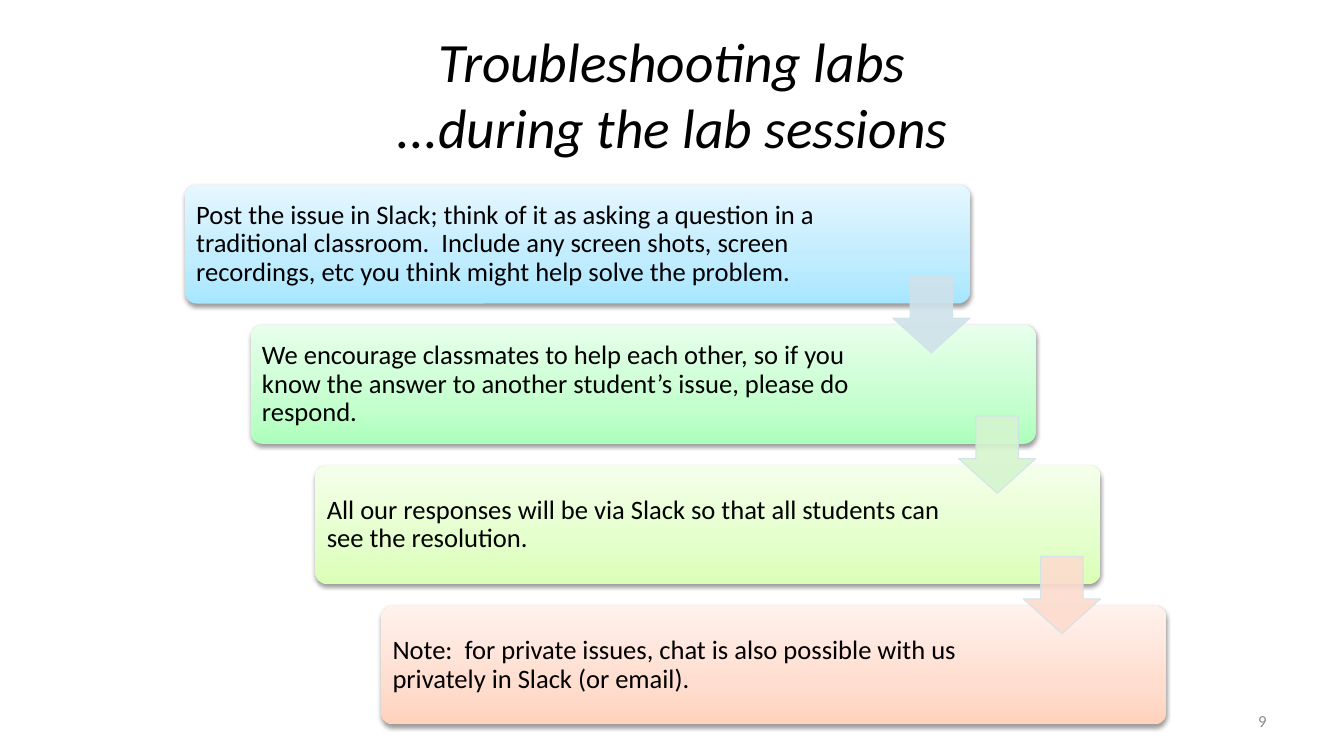
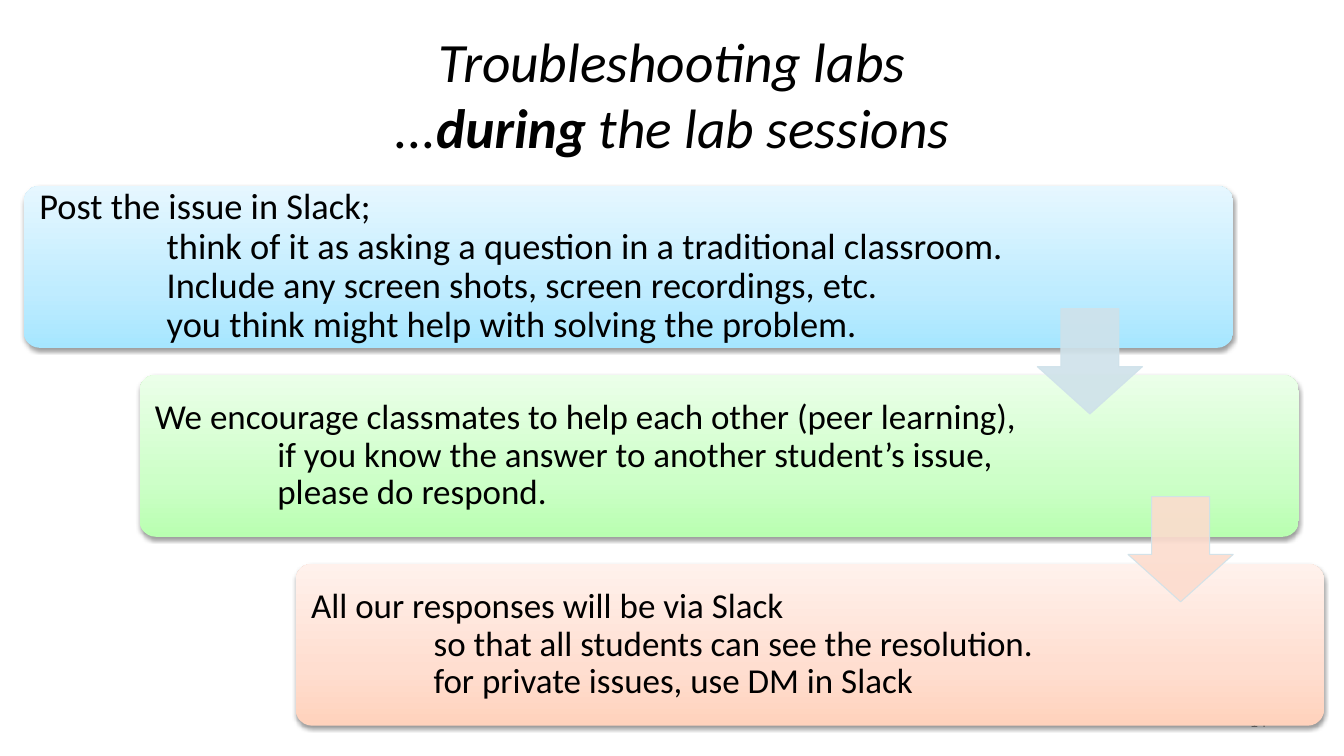
Before and after one commit to wit-hdip-comp-sci-2019/wit-hdip-comp-sci-2019.github.io, a slide deck: slide 14 of g1-induction/unit-1-semester-1/talk-3-programming/a-intro-to-programming.pptx (slide 9 before the commit). Drawn at 1344x756 pixels with LibreOffice and Linux fonts; fonts in the diff are those of the drawing. Boxes give left, top, right and bottom in pixels: in the first picture for what was removed or moved away, otherwise in the second. Text is boxed around its words. In the diff, an @@ line names an element or a change of style, - is before the commit and + after.

```diff
--- a/g1-induction/unit-1-semester-1/talk-3-programming/a-intro-to-programming.pptx
+++ b/g1-induction/unit-1-semester-1/talk-3-programming/a-intro-to-programming.pptx
@@ title "Troubleshooting labs ...during the lab ..." at [394, 43, 949, 158]: bold on in "...during" @@
@@ rounded rectangle: place and size @@
-rounded rectangle at [185, 185, 970, 303]
+rounded rectangle at [24, 187, 1234, 349]
@@ text at [39, 193, 1002, 344]: text changed; size 19 to 26 pt @@
-Post the issue in Slack; think of it as asking a question in a traditional classroom. Include any screen shots, screen recordings, etc you think might help solve the problem.
+Post the issue in Slack;
+think of it as asking a question in a traditional classroom.
+Include any screen shots, screen recordings, etc.
+you think might help with solving the problem.
@@ rounded rectangle removed at [251, 326, 1036, 445] @@
@@ down arrow: place and size @@
-down arrow at [893, 276, 971, 354]
+down arrow at [1037, 309, 1142, 413]
@@ rounded rectangle: place and size @@
-rounded rectangle at [316, 466, 1101, 585]
+rounded rectangle at [140, 375, 1300, 537]
@@ rounded rectangle at [140, 375, 1300, 537]: fill gradient #DBFFB6 to #E5FFCB to #F5FFEB to gradient #B9FFB2 to #CDFFC9 to #ECFFEA @@
@@ text at [155, 403, 1016, 510]: text changed; size 19 to 25 pt @@
-We encourage classmates to help each other, so if you know the answer to another student’s issue, please do respond.
+We encourage classmates to help each other (peer learning),
+if you know the answer to another student’s issue,
+please do respond.
@@ down arrow removed at [959, 416, 1036, 494] @@
@@ down arrow: place and size @@
-down arrow at [1023, 557, 1101, 634]
+down arrow at [1128, 497, 1233, 602]
@@ rounded rectangle: place and size @@
-rounded rectangle at [381, 606, 1167, 725]
+rounded rectangle at [296, 564, 1325, 726]
@@ text at [311, 593, 1033, 699]: text changed; size 19 to 25 pt @@
-All our responses will be via Slack so that all students can see the resolution.
+All our responses will be via Slack
+so that all students can see the resolution.
+for private issues, use DM in Slack
@@ text removed at [393, 640, 955, 693] @@
-Note: for private issues, chat is also possible with us privately in Slack (or email).
@@ page number at [1250, 725, 1267, 730]: text changed @@
-9
+14
```
Also in this commit, not shown: 10 other slides changed, 8 slides added, 3 slides removed, 11 other files.
